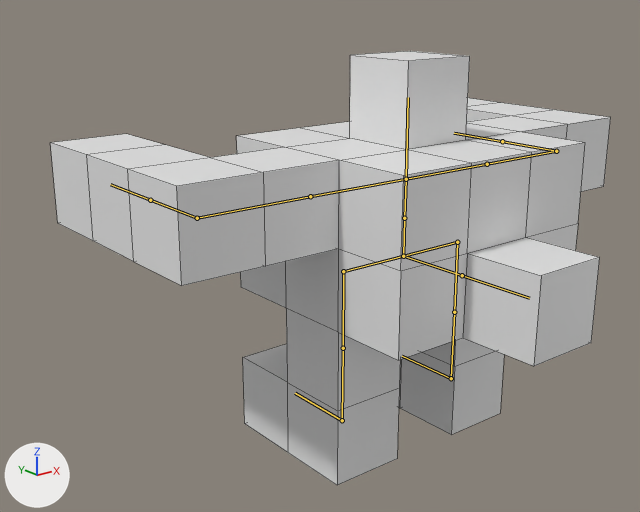
The Blender file Assets/Player.blend: old version first, new version second.
Both versions are drawn from a 50 mm camera at (-7.58, -7.76, 5.87) aimed at (-0.9, 0.58, 2.54). Arrows for +X, +Y and +Z are at lower left; the lights stay in place. The bones that bend it are drawn over the model as lines. Mesh edges are drawn as thin lines.

In view in the first picture: 'Player'.
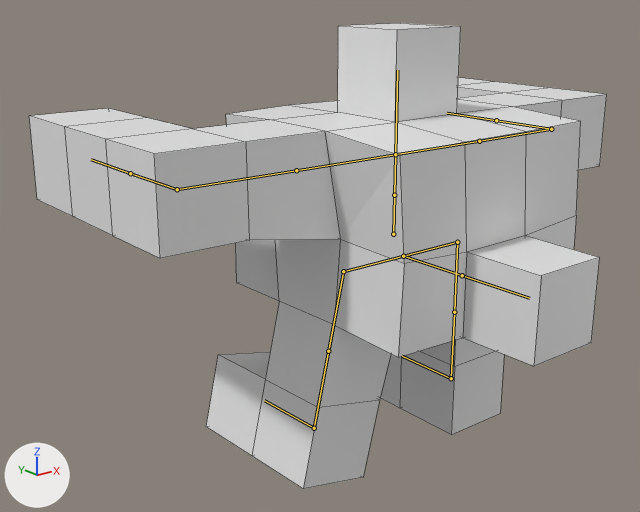
The newer file adds an action. The first version stands in its rest pose; the second is drawn at frame 10 of the action 'TurnLeft'.

Changed parts and their boxes [x1, y1, x2, y2] in the pictures (640 x 512 px):
'Player', posed (7% taller): before [50, 51, 611, 485]; after [29, 23, 607, 489]
bone 'Root', root to tip: before (403, 256) to (404, 218); after (393, 234) to (394, 195)
bone 'Leg_R.001', root to tip: before (343, 271) to (343, 348); after (343, 271) to (328, 351)

What the commit changed:
Bone 'Root' (bone_root) moves from (0.0, 0.0, 0.0) to (-0.25, 0.35, 0.07).
Bone 'Leg_R.001' (bone_leg_r_001) moves from (0.0, 0.0, 0.0) to (-0.62, -0.17, 0.02).
Bone 'Leg_R.001' (bone_leg_r_001) turns from (0, 0, 0) to (1, -2, -14) degrees about its own x, y and z.
